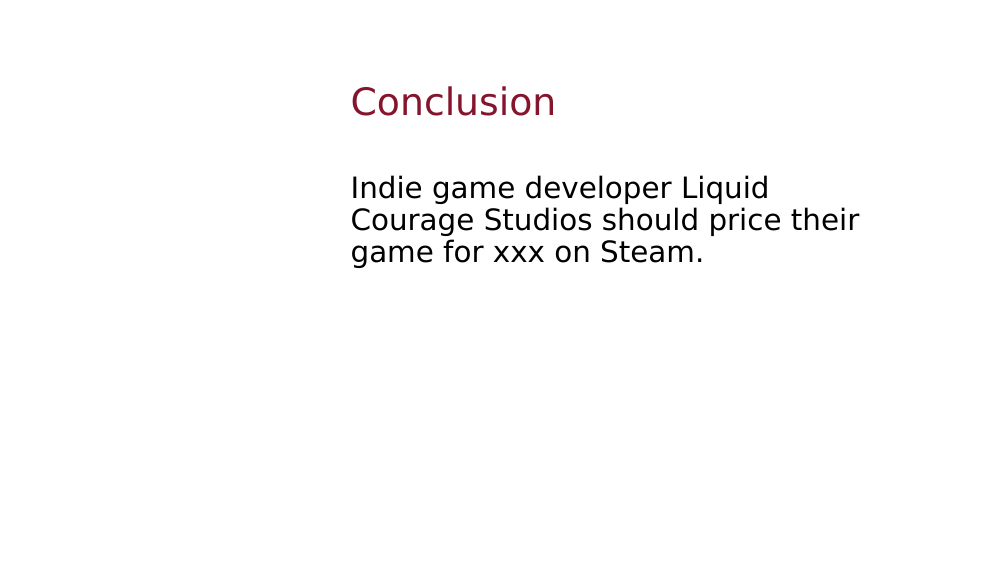
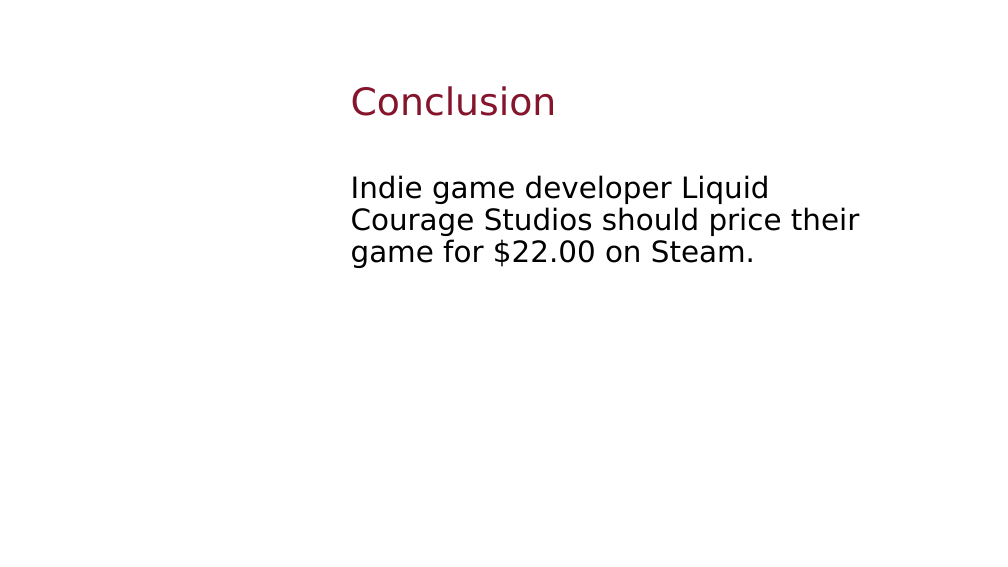
Before and after one commit to hypothetical-lemon/COMP4448, a slide deck: slide 18 of Steam_Final_Project.pptx (slide 15 before the commit). Drawn at 1008x567 pixels with LibreOffice and Linux fonts; fonts in the diff are those of the drawing; background and template pictures are left out. Boxes give left, top, right and bottom in pixels: in the first picture for what was removed or moved away, otherwise in the second. Text is boxed around its words. In the diff, an @@ line names an element or a change of style, - is before the commit and + after.

```diff
--- a/Steam_Final_Project.pptx
+++ b/Steam_Final_Project.pptx
@@ text at <box>351,175,859,268</box>: text changed @@
-Indie game developer Liquid Courage Studios should price their game for xxx on Steam.
+Indie game developer Liquid Courage Studios should price their game for $22.00 on Steam.
```
Also in this commit, not shown: 10 other slides changed, 3 slides added, 1 other file.
